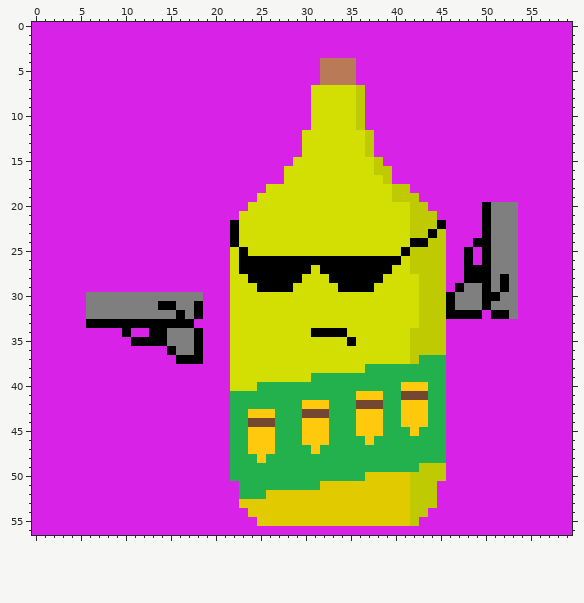
One commit to this pixel-art sprite: assets/oil.png. The first picture shows the starting point.
The file is 60x57 pixels.
Once edited:
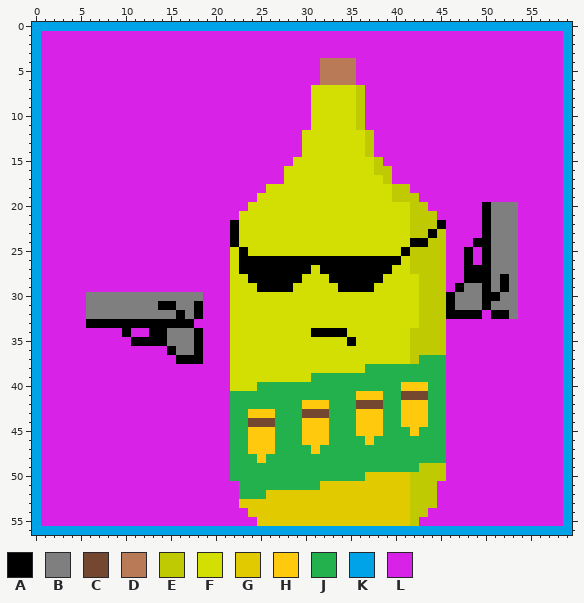
Palette (. is transparent): A #000000  B #7f7f7f  C #744730  D #b97a57  E #c0ca02  F #d3de03  G #e1cb00  H #ffc90e  J #22b14c  K #00a2e8  L #d922e8
Change:
Changed rows in their new state; - is an unchanged pixel.
first column x 0:
 0 KKKKKKKKKKKKKKKKKKKKKKKKKKKKKKKKKKKKKKKKKKKKKKKKKKKKKKKKKKKK
 1 K----------------------------------------------------------K
 2 K----------------------------------------------------------K
 3 K----------------------------------------------------------K
 4 K----------------------------------------------------------K
 5 K----------------------------------------------------------K
 6 K----------------------------------------------------------K
 7 K----------------------------------------------------------K
 8 K----------------------------------------------------------K
 9 K----------------------------------------------------------K
10 K----------------------------------------------------------K
11 K----------------------------------------------------------K
12 K----------------------------------------------------------K
13 K----------------------------------------------------------K
14 K----------------------------------------------------------K
15 K----------------------------------------------------------K
16 K----------------------------------------------------------K
17 K----------------------------------------------------------K
18 K----------------------------------------------------------K
19 K----------------------------------------------------------K
20 K----------------------------------------------------------K
21 K----------------------------------------------------------K
22 K----------------------------------------------------------K
23 K----------------------------------------------------------K
24 K----------------------------------------------------------K
25 K----------------------------------------------------------K
26 K----------------------------------------------------------K
27 K----------------------------------------------------------K
28 K----------------------------------------------------------K
29 K----------------------------------------------------------K
30 K----------------------------------------------------------K
31 K----------------------------------------------------------K
32 K----------------------------------------------------------K
33 K----------------------------------------------------------K
34 K----------------------------------------------------------K
35 K----------------------------------------------------------K
36 K----------------------------------------------------------K
37 K----------------------------------------------------------K
38 K----------------------------------------------------------K
39 K----------------------------------------------------------K
40 K----------------------------------------------------------K
41 K----------------------------------------------------------K
42 K----------------------------------------------------------K
43 K----------------------------------------------------------K
44 K----------------------------------------------------------K
45 K----------------------------------------------------------K
46 K----------------------------------------------------------K
47 K----------------------------------------------------------K
48 K----------------------------------------------------------K
49 K----------------------------------------------------------K
50 K----------------------------------------------------------K
51 K----------------------------------------------------------K
52 K----------------------------------------------------------K
53 K----------------------------------------------------------K
54 K----------------------------------------------------------K
55 K----------------------------------------------------------K
56 KKKKKKKKKKKKKKKKKKKKKKKKKKKKKKKKKKKKKKKKKKKKKKKKKKKKKKKKKKKK
